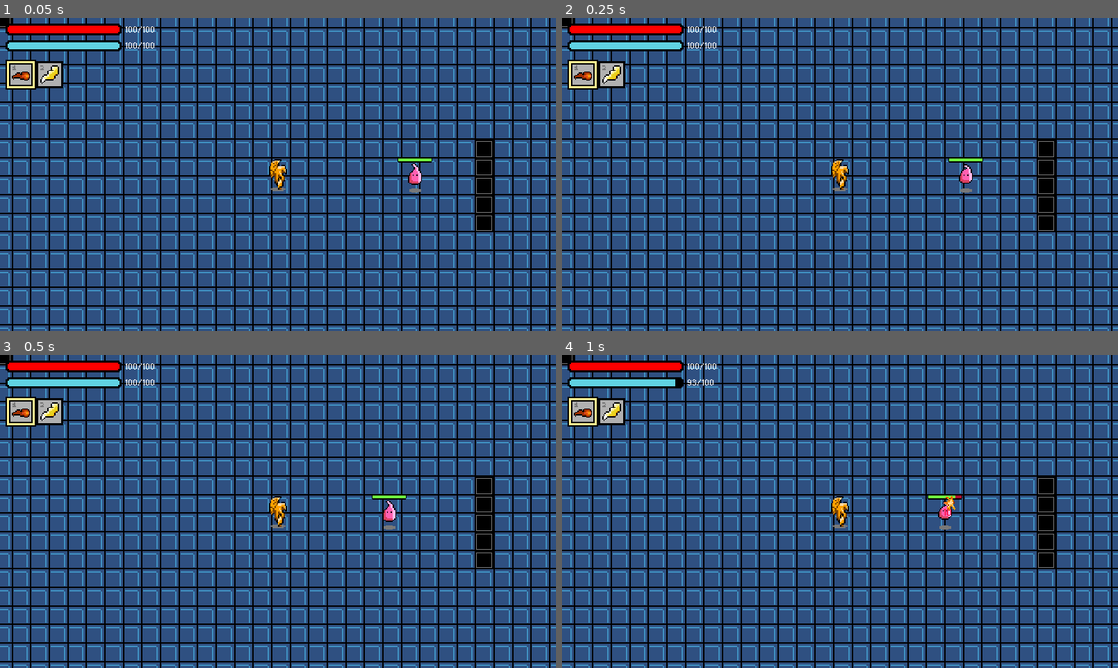
Above: before the commit, frames 1-4 (two rows, left to right).
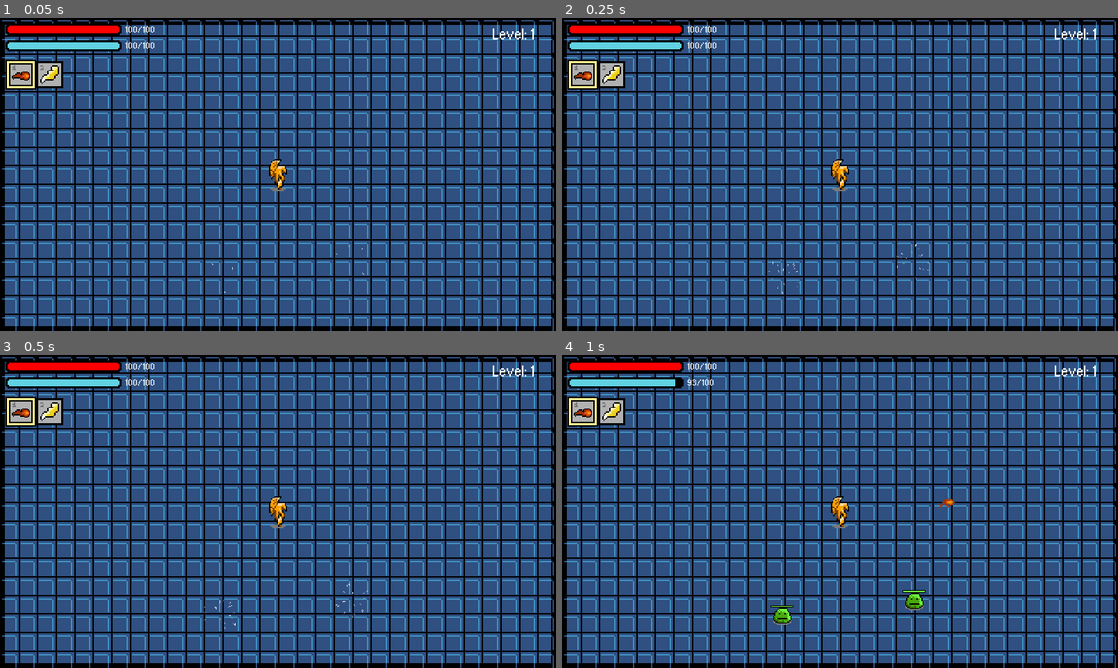
Above: after the commit, the same moments.

Repository: jonathanlin0/Theseus
Game: Godot game, scene res://Levels/Endless_Mode.tscn
The game is run twice, just before and just after one commit, with the same random seed, the same clock (stepped at 60 frames per second) and the same inputs. Before the commit the project starts from res://Misc/Testing_Scene.tscn. Sound files missing from this copy of the repository are replaced by a short silence.
Inputs (mouse positions are in pixels of both pictures, inside the frame that each line leads up to):
- Up to frame 1 (0.05 s): no input
- Up to frame 2 (0.25 s): no input
- Up to frame 3 (0.5 s): no input
- Up to frame 4 (1 s): tap Enter at 0.5 s; move the mouse to (962, 495) at 0.52 s; hold Up (ui_up) from 0.53 s (still down); click (962, 495) at 0.6 s; tap Keypad Enter (ui_accept) at 0.77 s

The runs differ from the first frame. In frame 1, 45% of the frame differs, in the area x 0-100%, y 0-100%; in frame 2, 45%; in frame 3, 45%; in frame 4, 45%.

Commit message:
Added Implosion Effect to Endless Mode

Diff:
--- a/Theseus/Characters/Player.gd
+++ b/Theseus/Characters/Player.gd
@@ -402,6 +402,7 @@
 
 		velocity = move_and_slide(velocity)
 
+	# add all the enemies in the area to enemies_in_area
 	var enemies_in_area = []
 	var enemies_in_area_instance_ids = []
 	for obj in $Enemy_Vision_Area.get_overlapping_bodies():
@@ -414,10 +415,13 @@
 					added = true
 
 
+	# adds all current enemies in the area to the enemies_to_be_checked
 	for enemy in enemies_in_area:
 		if enemies_to_be_checked.find(enemy) == -1:
 			enemies_to_be_checked.append(enemy)
 
+	# checks the earliest added enemy in enemies_to_be_checked to see if the enemy/player can see each other
+	# have to check the enemies like this one by one instead of all together in a single forloop because a RayShape2D can only check 1 object and its collisions per frame, so in each frame the following section of code checks the enemy vision
 	if enemies_to_be_checked.size() > 0:
 		var angle = atan((enemies_to_be_checked[0].global_position.y - global_position.y) / (enemies_to_be_checked[0].global_position.x - global_position.x))
 
@@ -445,15 +449,12 @@
 				wall_in_way = true
 
 		if wall_in_way:
-
 			enemies_to_be_checked[0].sees_player = false
 		else:
-
 			enemies_to_be_checked[0].sees_player = true
 
 		enemies_to_be_checked.remove(0)
-	# how to do enemy vision with rayshape2D
-	temp += 1
+
 
 	# end of physics process function
 
--- a/Theseus/Characters/Player.tscn
+++ b/Theseus/Characters/Player.tscn
@@ -578,6 +578,7 @@
 material = SubResource( 104 )
 frames = SubResource( 17 )
 animation = "run_down"
+frame = 3
 playing = true
 
 [node name="Player_Camera" type="Camera2D" parent="."]
--- a/Theseus/Enemies/Enemy_Abstract_Class.tscn
+++ b/Theseus/Enemies/Enemy_Abstract_Class.tscn
@@ -18,7 +18,7 @@
 
 [node name="frozen_timer" type="Timer" parent="."]
 wait_time = 2.0
-autostart = true
+one_shot = true
 
 [connection signal="timeout" from="flash_timer" to="." method="_on_flash_timer_timeout"]
 [connection signal="timeout" from="knockback_timer" to="." method="_on_knockback_timer_timeout"]
--- a/Theseus/Enemies/Snake/Snake_Dmg.tscn
+++ b/Theseus/Enemies/Snake/Snake_Dmg.tscn
@@ -149,7 +149,7 @@
 material = SubResource( 37 )
 frames = SubResource( 30 )
 animation = "slither"
-frame = 2
+frame = 3
 playing = true
 
 [node name="CollisionShape2D" type="CollisionShape2D" parent="."]
--- a/Theseus/Levels/Endless_Mode.gd
+++ b/Theseus/Levels/Endless_Mode.gd
@@ -23,6 +23,9 @@
 const BIG_SLIME = preload("res://Enemies/Slime/Slime.tscn")
 const SMALL_SLIME = preload("res://Enemies/Slime/Small_Slime.tscn")
 
+const IMPLOSION = preload("res://Particle_Effects/Implosion.tscn")
+var implosions_to_be_deleted = []
+
 # what level in endless mode the player is currently on
 var level = 1
 
@@ -38,6 +41,10 @@
 
 var delay_start = OS.get_unix_time()
 var delay_time_left = 0
+
+# these two variables are temporary storage for the enemies and the locations of each enemy that need to be spawned
+var areas_to_spawn = []
+var enemies_to_spawn = []
 
 func _ready():
 	master_data.is_endless = true
@@ -48,6 +55,17 @@
 	master_data.endless_mob_deaths = []
 	master_data.endless_current_spawned_mobs = []
 
+	"""
+	var implosion = IMPLOSION.instance()
+	implosion.scale.x = 0.1
+	implosion.scale.y = 0.1
+	add_child(implosion)
+	implosion.global_position = Vector2(240,135)
+	"""
+	#var explosion = EXPLOSION.instance()
+					#get_parent().add_child(explosion)
+					#explosion.global_position = global_position
+
 func _physics_process(delta):
 	time_elapsed = round(OS.get_unix_time() - start_time)
 
@@ -59,11 +77,14 @@
 			power_ups_rare.erase(WINGS_RARE)
 
 
-
-	#$CanvasLayer/Level_Delay_Bar.max_value = master_data.endless_level_delay
+	print($Level_Delay.time_left)
 	$CanvasLayer/Level_Delay_Bar.value = percentage_left
 
-	if currently_level_delay == true:
+	if $Level_Delay.time_left == 0:
+		$CanvasLayer/Level_Warning_Text.visible = false
+		$CanvasLayer/Level_Delay_Bar.visible = false
+
+	if $Level_Delay.time_left > 0:
 		# turn on the text and bar that shows how much time left until the next level starts
 		$CanvasLayer/Level_Warning_Text.visible = true
 		$CanvasLayer/Level_Warning_Text.text = "Time until next level: " + str(round($Level_Delay.get_time_left())) + " seconds"
@@ -75,9 +96,7 @@
 		$CanvasLayer/Level_Delay_Bar.value = percentage_left
 
 
-	if currently_level_delay == false:
-		$CanvasLayer/Level_Warning_Text.visible = false
-		$CanvasLayer/Level_Delay_Bar.visible = false
+	if $Level_Delay.time_left <= master_data.implosion_time:
 
 		if spawned == false:
 			spawn_mobs()
@@ -153,34 +172,26 @@
 			var rand_location = spawn_locations[randi() % spawn_locations.size()]
 			spawn_locations.erase(rand_location)
 
+			areas_to_spawn.append(rand_location)
+			enemies_to_spawn.append(mob_name_dict[key])
+
+
+			# code moved to when the implosion animation timer ends
+			"""
 			var current_mob = mob_name_dict[key].instance()
 			get_parent().add_child(current_mob)
 			current_mob.global_position = rand_location.global_position
 			master_data.endless_current_spawned_mobs.append(current_mob.get_instance_id())
-
-	"""
-	for i in range(0, spawn_number):
-		if spawn_locations.size() <= 1:
-			spawn_locations = $Spawn_locations.get_children()
-		var rand_location = spawn_locations[randi() % spawn_locations.size()]
-		spawn_locations.erase(rand_location)
-
-		var current_mob = SMALL_SLIME.instance()
-
-		# asign which type of mob needs to be spawned
-		if mob == "small_slime":
-			current_mob = SMALL_SLIME.instance()
-		if mob == "big_slime":
-			current_mob = BIG_SLIME.instance()
-		if mob == "small_lizard":
-			current_mob = SMALL_LIZARD.instance()
-
-		get_parent().add_child(current_mob)
-		current_mob.global_position = rand_location.global_position
-		current_spawned_mobs.append(current_mob.get_instance_id())
-	"""
-
-
+			"""
+	# spawn the implosions
+	for current_area in areas_to_spawn:
+		var implosion = IMPLOSION.instance()
+		implosion.scale.x = 0.07
+		implosion.scale.y = 0.07
+		add_child(implosion)
+		implosion.global_position = current_area.global_position
+		implosions_to_be_deleted.append(implosion)
+	$Implosion_Timer.start()
 
 func number_of_mobs(mob):
 	var x = level
@@ -211,3 +222,21 @@
 
 func _on_Level_Delay_timeout():
 	currently_level_delay = false
+
+
+func _on_Implosion_Timer_timeout():
+	# remove all the implosion effects
+	for implosion in implosions_to_be_deleted:
+		implosion.queue_free()
+
+	# spawn all the enemies
+	for i in range(0, areas_to_spawn.size()):
+		var current_mob = enemies_to_spawn[i].instance()
+		$Enemies_Holder.add_child(current_mob)
+		current_mob.global_position = areas_to_spawn[i].global_position
+		master_data.endless_current_spawned_mobs.append(current_mob.get_instance_id())
+
+	# reset everything
+	implosions_to_be_deleted = []
+	enemies_to_spawn = []
+	areas_to_spawn = []
--- a/Theseus/Levels/Endless_Mode.tscn
+++ b/Theseus/Levels/Endless_Mode.tscn
@@ -213,5 +213,12 @@
 position = Vector2( 300, 138 )
 
 [node name="Level_Delay" type="Timer" parent="."]
+one_shot = true
+
+[node name="Implosion_Timer" type="Timer" parent="."]
+one_shot = true
+
+[node name="Enemies_Holder" type="Position2D" parent="."]
 
 [connection signal="timeout" from="Level_Delay" to="." method="_on_Level_Delay_timeout"]
+[connection signal="timeout" from="Implosion_Timer" to="." method="_on_Implosion_Timer_timeout"]
--- a/Theseus/Misc/Pause.gd
+++ b/Theseus/Misc/Pause.gd
@@ -37,6 +37,8 @@
 		master_data.level = 0
 		get_tree().change_scene("res://Levels/Endless_Mode.tscn")
 		master_data._reset_all()
+	if get_tree().get_current_scene().name == "Testing_Scene":
+		get_tree().change_scene("res://Misc/Testing_Scene.tscn")
 
 func _on_Exit_pressed():
 	pause()
--- a/Theseus/Misc/Testing_Scene.gd
+++ b/Theseus/Misc/Testing_Scene.gd
@@ -1,14 +1,26 @@
 extends Node2D
 
+const IMPLOSION = preload("res://Particle_Effects/Implosion.tscn")
+const SMALL_SLIME = preload("res://Enemies/Slime/Small_Slime.tscn")
 
-# Declare member variables here. Examples:
-# var a = 2
-# var b = "text"
+var temp = []
 
-
-# Called when the node enters the scene tree for the first time.
 func _ready():
-	master_data.level = 0
+	var implosion = IMPLOSION.instance()
+	implosion.scale.x = 0.07
+	implosion.scale.y = 0.07
+	add_child(implosion)
+	implosion.global_position = Vector2(240,135)
+	temp.append(implosion)
+	$Timer.start(1)
 
 func _process(delta):
 	pass
+
+
+func _on_Timer_timeout():
+
+	temp[0].queue_free()
+	var current_mob = SMALL_SLIME.instance()
+	get_parent().add_child(current_mob)
+	current_mob.global_position = Vector2(240,135)
--- a/Theseus/Misc/Testing_Scene.tscn
+++ b/Theseus/Misc/Testing_Scene.tscn
@@ -1,7 +1,7 @@
 [gd_scene load_steps=6 format=2]
 
 [ext_resource path="res://Tile_Sets/tileset_blue.tres" type="TileSet" id=1]
-[ext_resource path="res://Enemies/Spirits/Red_Spirit.tscn" type="PackedScene" id=2]
+[ext_resource path="res://Enemies/Chimera/Chimera.tscn" type="PackedScene" id=2]
 [ext_resource path="res://Characters/Player.tscn" type="PackedScene" id=3]
 [ext_resource path="res://Misc/Testing_Scene.gd" type="Script" id=4]
 [ext_resource path="res://Misc/Pause.tscn" type="PackedScene" id=7]
@@ -18,6 +18,12 @@
 tile_data = PoolIntArray( -851982, 8, 0, -851981, 8, 0, -786447, 8, 0, -786446, 13, 0, -786445, 13, 0, -786444, 8, 0, - …(22090 unchanged characters)…
 
 [node name="Player" parent="." instance=ExtResource( 3 )]
-position = Vector2( -122, -2 )
+position = Vector2( 91, 72 )
 
-[node name="Red_Spirit" parent="." instance=ExtResource( 2 )]
+[node name="Chimera" parent="." instance=ExtResource( 2 )]
+position = Vector2( -62, 74 )
+
+[node name="Timer" type="Timer" parent="."]
+one_shot = true
+
+[connection signal="timeout" from="Timer" to="." method="_on_Timer_timeout"]
--- /dev/null
+++ b/Theseus/Particle_Effects/Implosion.tscn
@@ -0,0 +1,22 @@
+[gd_scene load_steps=3 format=2]
+
+[ext_resource path="res://Particle_Effects/Sprites/Line1.png" type="Texture" id=1]
+
+[sub_resource type="ParticlesMaterial" id=1]
+emission_shape = 5
+emission_ring_radius = 225.0
+emission_ring_inner_radius = 180.0
+emission_ring_height = 1.0
+flag_align_y = true
+flag_disable_z = true
+gravity = Vector3( 0, 0, 0 )
+orbit_velocity = 0.0
+orbit_velocity_random = 0.0
+radial_accel = -300.0
+scale = 4.0
+
+[node name="Implosion" type="Particles2D"]
+amount = 20
+speed_scale = 3.5
+process_material = SubResource( 1 )
+texture = ExtResource( 1 )
--- a/Theseus/master_data.gd
+++ b/Theseus/master_data.gd
@@ -27,6 +27,9 @@
 var endless_num_power_ups = 1
 # amount of seconds between each level, typically used to collect the powerups
 var endless_level_delay = 5.0
+
+# time for the implosion effect
+var implosion_time = 1.0
 
 # length of flash when a character gets damaged
 var flash_time = 0.1
--- a/Theseus/project.godot
+++ b/Theseus/project.godot
@@ -11,7 +11,7 @@
 [application]
 
 config/name="Theseus"
-run/main_scene="res://Misc/Testing_Scene.tscn"
+run/main_scene="res://Levels/Endless_Mode.tscn"
 boot_splash/image="res://splash_screen.png"
 config/icon="res://game_icon.png"
 
Binary file added: Theseus/Particle_Effects/Sprites/Line1.png
Not shown, added: Theseus/Particle_Effects/Sprites/Line1.png.import
Not shown, changed: .DS_Store
Not shown, changed: Theseus/.DS_Store
Not shown, changed: Theseus/Particle_Effects/.DS_Store
